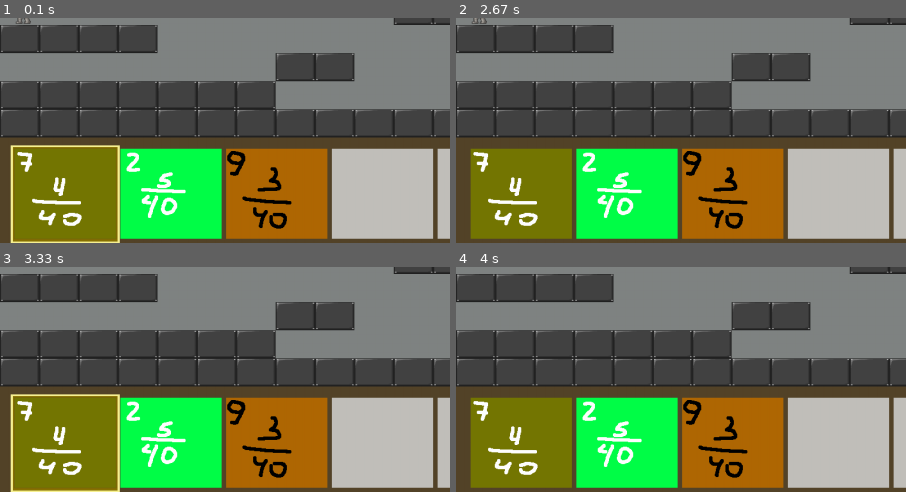
Above: before the commit, frames 1-4 (two rows, left to right).
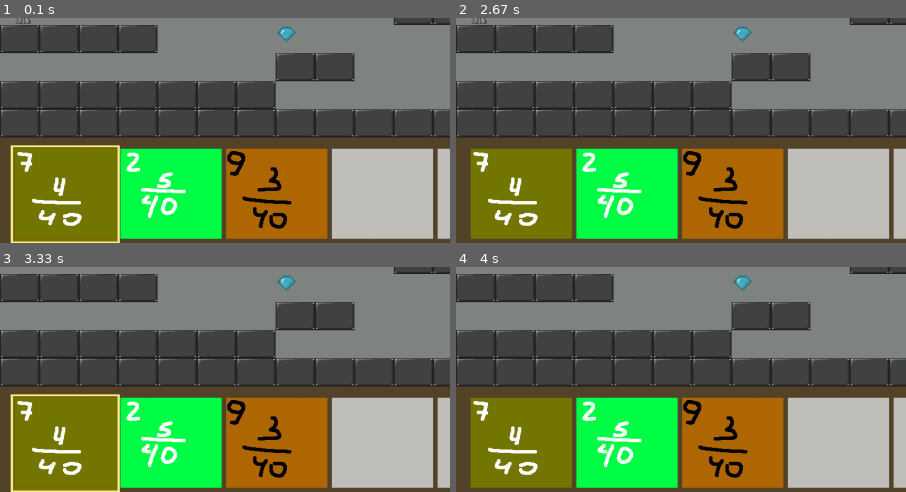
Above: after the commit, the same moments.

Repository: Kristal1ik/PyGame
Game: pygame game, started from Main.py
The game is run twice, just before and just after one commit, with the same random seed, the same clock (stepped at 60 frames per second) and the same inputs.
Inputs:
- Up to frame 1 (0.1 s): no input
- Up to frame 2 (2.67 s): hold Right 0.33-0.8 s; hold Left 1.33-1.87 s; hold Right from 2.33 s (still down)
- Up to frame 3 (3.33 s): release Right at 2.97 s; hold Left from 3 s (still down); hold A from 3 s (still down)
- Up to frame 4 (4 s): release Left at 3.47 s; release A at 3.47 s; hold Right 3.5-3.97 s; hold D 3.5-3.97 s
The pictures show only the part of the screen within x 0-50%, y 48-98%; the shares and areas given below are measured in that part.

The runs differ from the first frame. In frame 1, 0.2% of the frame differs, in the area x 61-66%, y 3-11%; in frame 2, 0.2%; in frame 3, 0.2%; in frame 4, 0.2%.

Commit message:
добавление корма

Diff:
--- a/World_file.py
+++ b/World_file.py
@@ -11,6 +11,9 @@
         self.screen = screen
         self.block = pygame.image.load('game_imgs/Block.png')
         self.block = pygame.transform.scale(self.block, (70, 50))
+        self.kristall = pygame.image.load('game_imgs/Kristall.png')
+        self.kristall = pygame.transform.scale(self.kristall, (36, 30))
+
         n_row = 0
         for i in data:
             n = 0
@@ -22,6 +25,14 @@
                     rect.y = n_row * tile_y
                     j = (image, rect)
                     tilelst.append(j)
+                elif j == 1:
+                    image = self.kristall
+                    rect = image.get_rect()
+                    rect.x = n * tile_x
+                    rect.y = n_row * tile_y
+                    j = (image, rect)
+                    tilelst.append(j)
+
                 n += 1
             n_row += 1
 
@@ -54,7 +65,7 @@
     ['X', '.', '.', '.', '.', '.', '.', '.', '.', '.', '.', '.', '.', '.', 'X', 'X', 'X', '.', '.', '.', '.', '.', '.'],
     ['.', '.', 'X', 'X', 'X', '.', '.', '.', '.', '.', '.', '.', '.', '.', '.', '.', '.', '.', '.', 'X', 'A', 'X', 'X'],
     ['.', '.', '.', '.', '.', '.', '.', '.', '.', '.', 'X', 'X', 'X', 'X', '.', '.', '.', '.', '.', '.', '.', '.', '.'],
-    ['X', 'X', 'X', 'X', '.', '.', '.', '.', '.', '.', '.', '.', '.', '.', '.', '.', '.', '.', '.', '.', '.', '.', 'X'],
+    ['X', 'X', 'X', 'X', '.', '.', '.', 1, '.', '.', '.', '.', '.', '.', '.', '.', '.', '.', '.', '.', '.', '.', 'X'],
     ['.', '.', '.', '.', '.', '.', '.', 'X', 'X', '.', '.', '.', '.', '.', '.', '.', '.', '.', '.', '.', 'X', 'X', 'X'],
     ['X', 'X', 'X', 'X', 'X', 'X', 'X', '.', '.', '.', '.', '.', '.', '.', '.', '.', '.', '.', '.', '.', '.', '.', 'X'],
     ['X', 'X', 'X', 'X', 'X', 'X', 'X', 'X', 'X', 'X', 'X', 'X', 'X', 'X', 'X', 'X', 'X', 'X', 'X', 'X', 'X', 'X',
